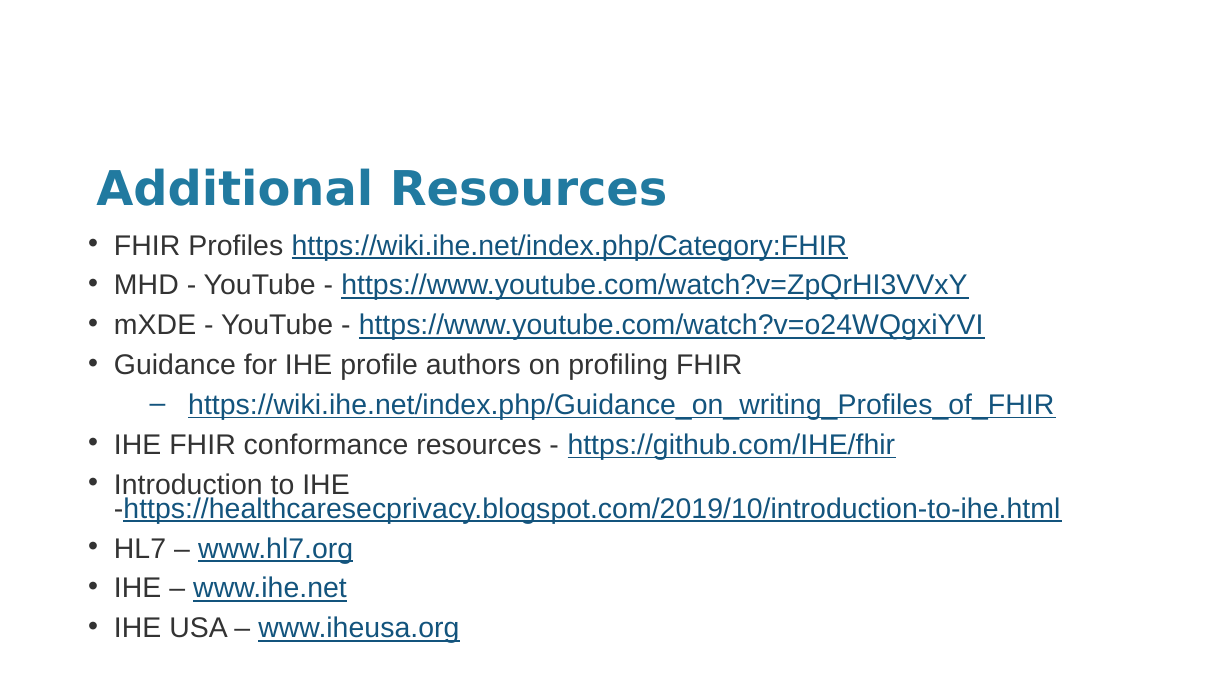
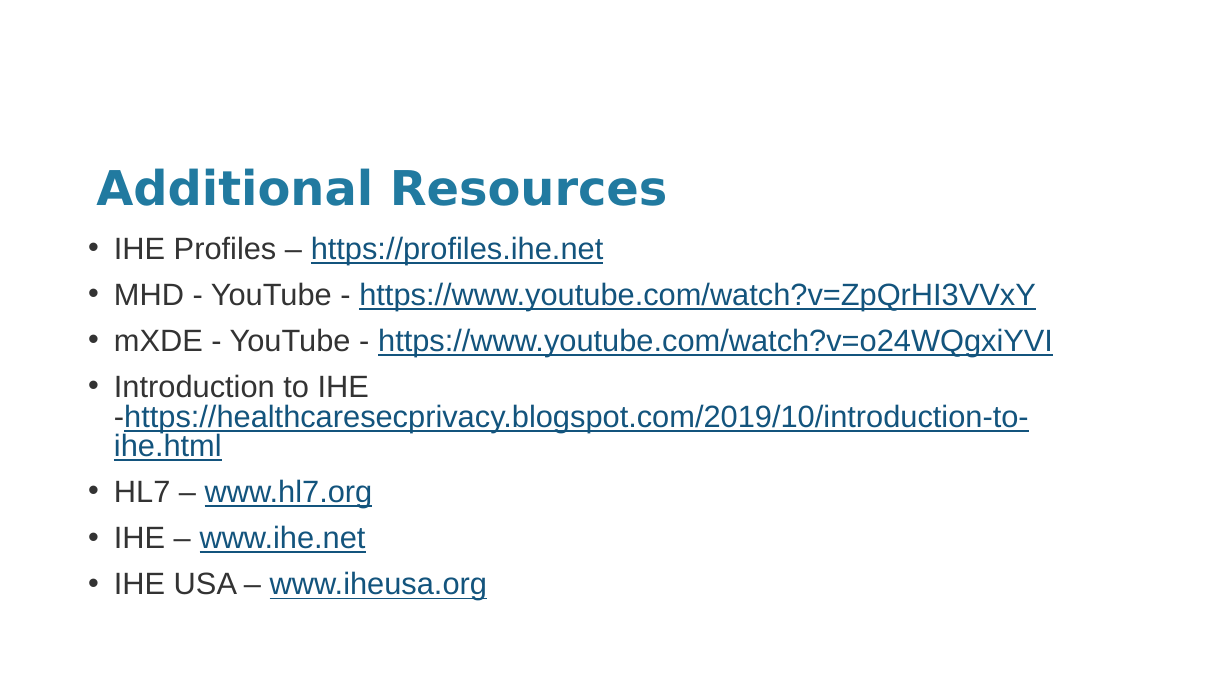
Before and after one commit to IHE/IT-Infrastructure, a slide deck: slide 11 of Presentations/IHE-HL7-Working-together.pptx. Drawn at 1232x693 pixels with LibreOffice and Linux fonts; fonts in the diff are those of the drawing; background and template pictures are left out. Boxes give left, top, right and bottom in pixels: in the first picture for what was removed or moved away, otherwise in the second. Text is boxed around its words. In the diff, an @@ line names an element or a change of style, - is before the commit and + after.

Commit message:
update links to profiles.ihe.net

```diff
--- a/Presentations/IHE-HL7-Working-together.pptx
+++ b/Presentations/IHE-HL7-Working-together.pptx
@@ text at box(114, 236, 604, 265): text changed; size 16.6 to 18 pt @@
-• FHIR Profiles https://wiki.ihe.net/index.php/Category:FHIR
+• IHE Profiles – https://profiles.ihe.net
@@ text at box(114, 282, 1053, 600): size 16.6 to 18 pt in "MHD - YouTube - https://www.youtube.com/watch?v=ZpQrHI3VVxY", "mXDE - YouTube - https://www.youtube.com/watch?v=o24WQgxiYVI", "Introduction to IHE -https://healthcaresecprivacy.blogspot.c ...", "HL7 – www.hl7.org" and 2 more places; line spacing 0.7 to 0.8 @@
@@ text at box(114, 353, 1054, 460): paragraphs removed @@
-• Guidance for IHE profile authors on profiling FHIR
-  – https://wiki.ihe.net/index.php/Guidance_on_writing_Profiles_of_FHIR
-• IHE FHIR conformance resources - https://github.com/IHE/fhir
```
